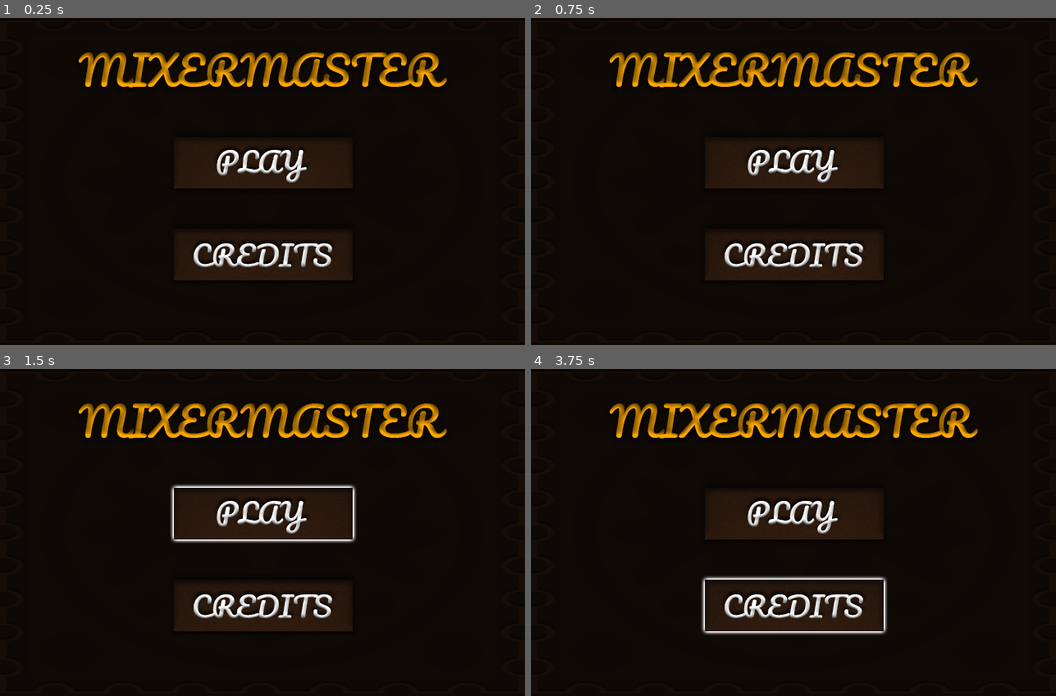
Above: before the commit, frames 1-4 (two rows, left to right).
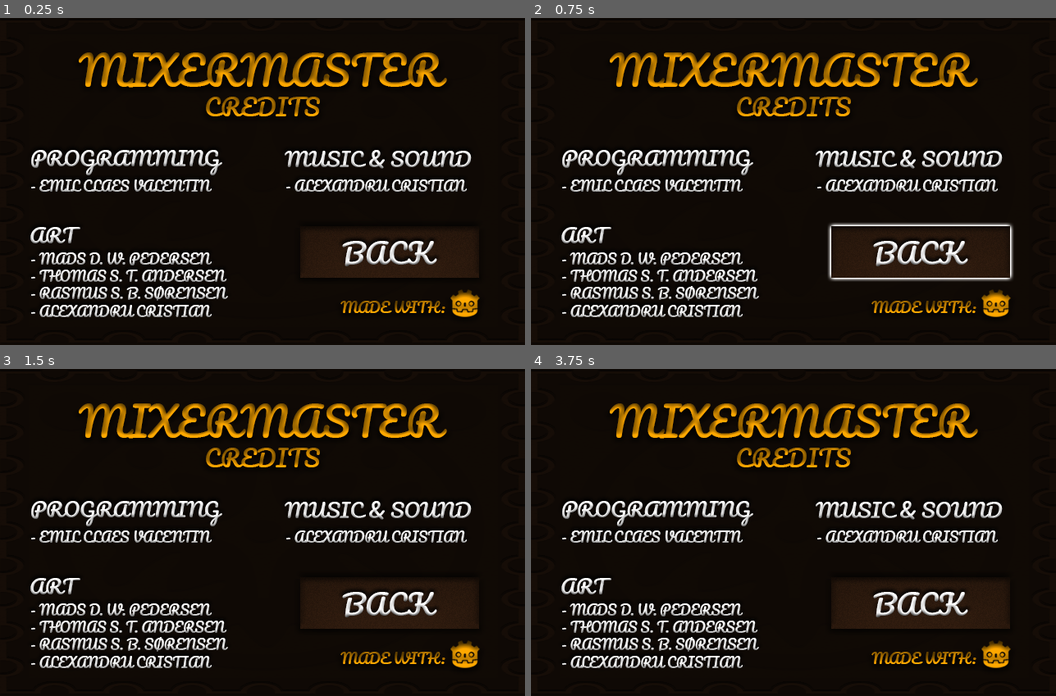
Above: after the commit, the same moments.

Repository: AtomicPotatoEmil/CreateJamFall2020
Game: Godot game, scene res://StartMenu/StartMenu.tscn
The game is run twice, just before and just after one commit, with the same random seed, the same clock (stepped at 60 frames per second) and the same inputs.
Inputs (mouse positions are in pixels of both pictures, inside the frame that each line leads up to):
- Up to frame 1 (0.25 s): no input
- Up to frame 2 (0.75 s): click (919, 253) at 0.52 s
- Up to frame 3 (1.5 s): click (262, 512) at 1.25 s
- Up to frame 4 (3.75 s): click (793, 512) at 2 s; click (793, 512) at 2.75 s; click (793, 604) at 3.5 s

The runs differ from the first frame. In frame 1, 16% of the frame differs, in the area x 5-92%, y 24-92%; in frame 2, 16%; in frame 3, 16%; in frame 4, 16%.
Error in both runs: Attempt to call function 'hide' in base 'null instance' on a null instance. (res://StartMenu/StartMenu.gd:6)

Commit message:
Resovled missing nodes

Diff:
--- a/CreateJamFall2020/StartMenu/StartMenu.tscn
+++ b/CreateJamFall2020/StartMenu/StartMenu.tscn
@@ -7,6 +7,9 @@
 [ext_resource path="res://StartMenu/assets/play-knap-h.png" type="Texture" id=5]
 [ext_resource path="res://StartMenu/StartMenu.gd" type="Script" id=6]
 [ext_resource path="res://StartMenu/assets/Menu Music.wav" type="AudioStream" id=7]
+[ext_resource path="res://StartMenu/assets/Back-h.png" type="Texture" id=8]
+[ext_resource path="res://StartMenu/assets/Back.png" type="Texture" id=9]
+[ext_resource path="res://StartMenu/assets/Credit_Screen.png" type="Texture" id=10]
 
 [node name="StartMenu" type="Control"]
 anchor_right = 1.0
@@ -44,5 +47,21 @@
 
 [node name="AudioStreamPlayer" type="AudioStreamPlayer" parent="."]
 stream = ExtResource( 7 )
+
+[node name="CreditScreeen" type="Sprite" parent="."]
+texture = ExtResource( 10 )
+centered = false
+
+[node name="Back" type="TextureButton" parent="."]
+margin_left = 355.0
+margin_top = 243.0
+margin_right = 596.0
+margin_bottom = 329.0
+texture_normal = ExtResource( 9 )
+texture_hover = ExtResource( 8 )
+__meta__ = {
+"_edit_use_anchors_": false
+}
 [connection signal="pressed" from="Play" to="." method="_on_Play_pressed"]
 [connection signal="pressed" from="Credits" to="." method="_on_Credits_pressed"]
+[connection signal="pressed" from="Back" to="." method="_on_Back_pressed"]
Not shown: 1 places in CreateJamFall2020/StartMenu/StartMenu.tscn that only renumber resources
